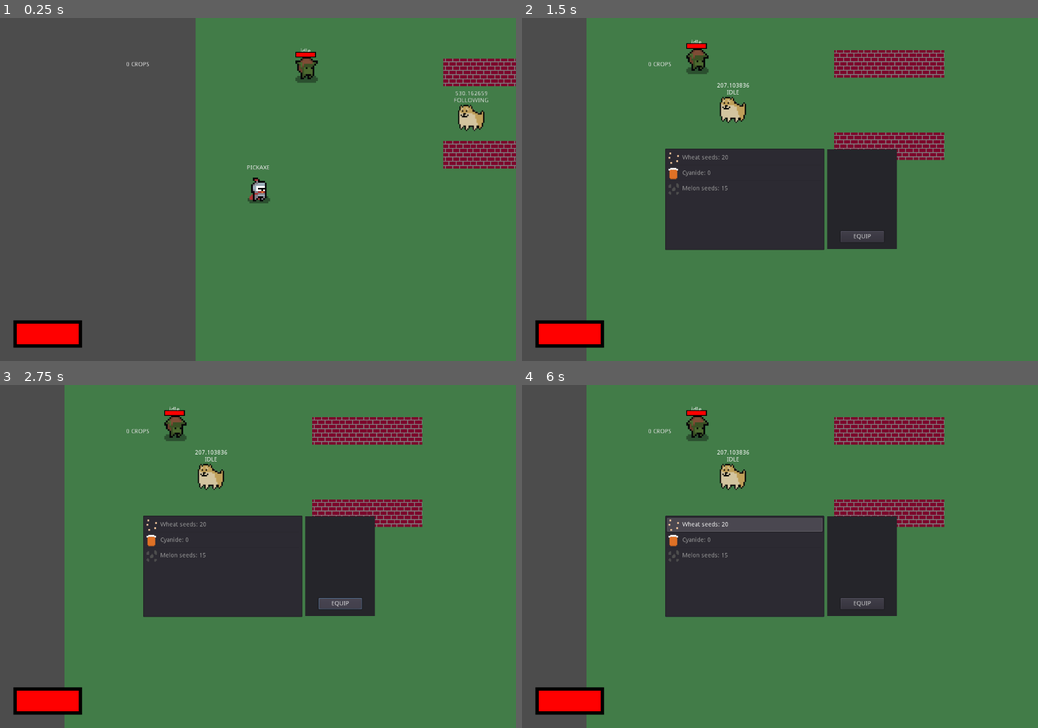
Above: before the commit, frames 1-4 (two rows, left to right).
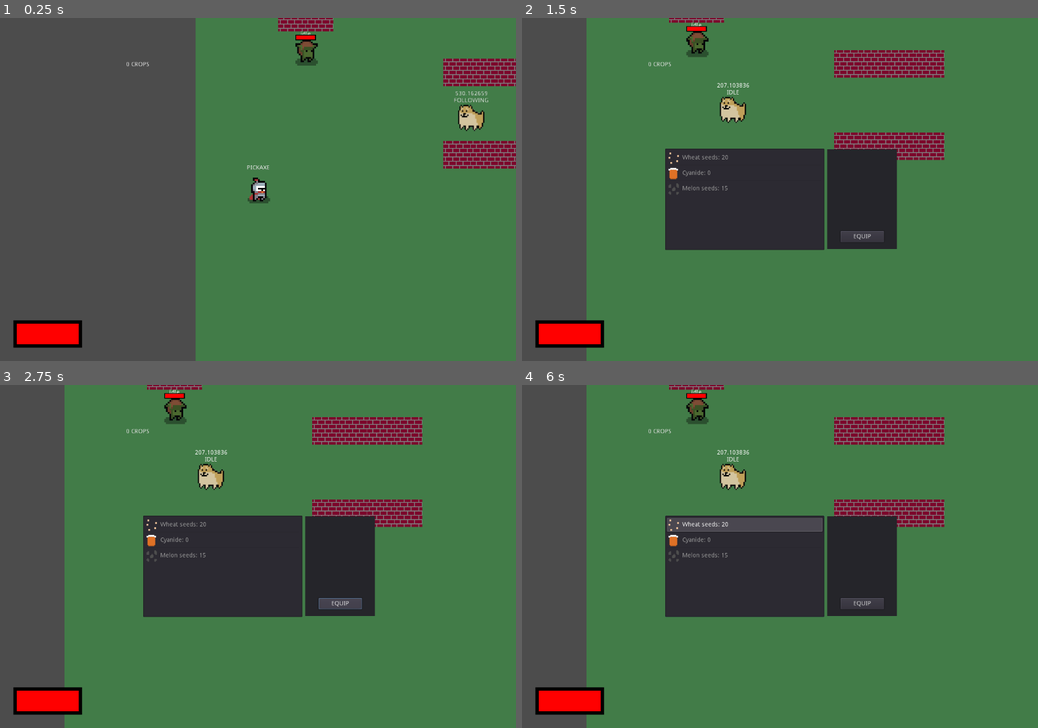
Above: after the commit, the same moments.

Repository: ranaxdev/BeatTheBoredomJam
Game: Godot game, scene res://Scenes/World.tscn
Two runs of this game, one before a commit and one after it. Both use one fixed random seed, a clock stepped at 60 frames per second and the inputs below.
Inputs (mouse positions are in pixels of both pictures, inside the frame that each line leads up to):
- Up to frame 1 (0.25 s): no input
- Up to frame 2 (1.5 s): tap Enter (ui_accept) at 0.5, 0.77 s; move the mouse to (893, 172) at 0.52 s; hold D (move_right) 0.53-1.28 s; click (893, 172) at 0.6 s; move the mouse to (676, 206) at 1.27 s; hold S (move_down) from 1.28 s (still down); tap E (toggle_inv) at 1.35 s
- Up to frame 3 (2.75 s): tap Enter (ui_accept) at 1.52 s; release S (move_down) at 2 s; click "EQUIP" at 2 s
- Up to frame 4 (6 s): tap Enter (ui_accept) at 2.75, 3.5, 3.77, 4.25, 4.52, 5, 5.27, 5.75 s; move the mouse to (831, 481) at 2.77 s; hold D (move_right) 2.78-3.53 s; hold 1 2.78-3.53 s; move the mouse to (754, 625) at 3.52 s; hold W (move_up) 3.53-4.28 s; tap 2 at 3.6 s; move the mouse to (934, 607) at 4.27 s; hold 3 4.28-5.03 s; hold A (move_left) 4.28-5.78 s; move the mouse to (625, 505) at 5.02 s; tap 4 at 5.1 s; move the mouse to (805, 556) at 5.77 s; hold S (move_down) from 5.78 s (still down); hold Space from 5.78 s (still down)

The runs differ from the first frame. In frame 1, 0.9% of the frame differs, in the area x 53-65%, y 0-19%; in frame 2, 0.7%; in frame 3, 0.7%; in frame 4, 0.7%.

Commit message:
minor fixes

Diff:
--- a/Scenes/Actors/Player.tscn
+++ b/Scenes/Actors/Player.tscn
@@ -141,6 +141,7 @@
 scale = Vector2( 4, 4 )
 frames = SubResource( 20 )
 animation = "damage"
+frame = 4
 playing = true
 
 [node name="Camera2D" type="Camera2D" parent="."]
--- a/Scenes/World.tscn
+++ b/Scenes/World.tscn
@@ -23,7 +23,7 @@
 [node name="TileMap" type="TileMap" parent="NavMap"]
 tile_set = ExtResource( 4 )
 format = 1
-tile_data = PoolIntArray( 0, 1, 0, 1, 1, 0, 2, 1, 0, 3, 1, 0 …(1826 unchanged characters)…  0, 458753, 1, 0, 458754, 1, 0, 458755, 1, 0, 458756, 1, 0, 458757, 1, 0, 458758, 1, 0, 458759, …(3915 unchanged characters)…
+tile_data = PoolIntArray( 0, 1, 0, 1, 1, 0, 2, 1, 0, 3, 1, 0 …(1826 unchanged characters)…  0, 458753, 1, 0, 458754, 1, 0, 458755, 0, 0, 458756, 0, 0, 458757, 1, 0, 458758, 1, 0, 458759, …(3915 unchanged characters)…
 
 [node name="Farming" type="Node2D" parent="."]
 script = ExtResource( 7 )
@@ -42,7 +42,7 @@
 acceleration = 3000
 
 [node name="Enemy" parent="." instance=ExtResource( 9 )]
-position = Vector2( 256, 600 )
+position = Vector2( 256, 560 )
 
 [node name="Player" parent="." instance=ExtResource( 1 )]
 position = Vector2( 145.115, 880.87 )
--- a/Scripts/Actors/Enemy.gd
+++ b/Scripts/Actors/Enemy.gd
@@ -8,7 +8,6 @@
 onready var player : KinematicBody2D = $"/root/World/Player"
 onready var nav2d : Navigation2D = $"/root/World/NavMap"
 var isKnockbacked = false;
-var knockbackDirection : Vector2
 var shouldFollow = false
 var canAttack = true
 
@@ -84,13 +83,13 @@
 		weapon.rotation = dir.angle()
 
 func knockback():
-	knockbackDirection = global_position - player.global_position
+	var knockbackPoint = global_position - player.global_position
 	knockbackTween.interpolate_property(
 			self, #object
 			"position", #property
 			global_position, #start
-			knockbackDirection + global_position, #end
-			1, #duration
+			knockbackPoint + global_position, #end
+			knockbackTimer.wait_time, #duration
 			Tween.TRANS_BOUNCE, #type
 			Tween.EASE_OUT) #type
 	knockbackTween.start()
